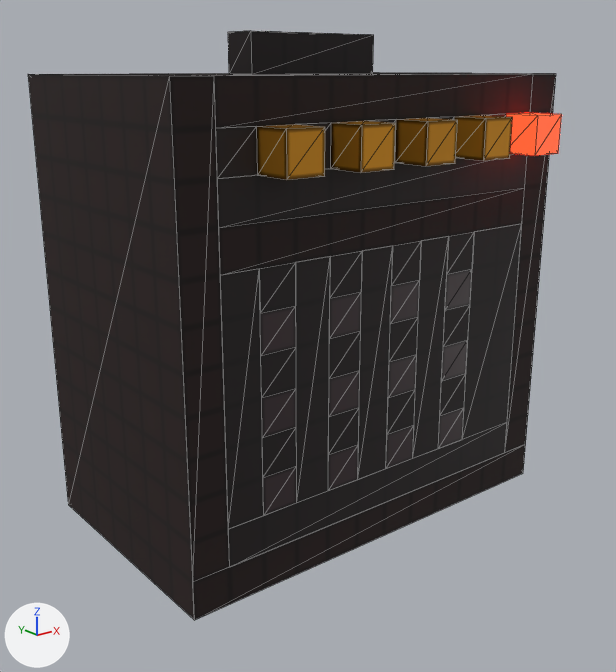
Renders of the glTF model game/assets/kit/stage/amp.glb from each side of a commit.
Rendered twice from a 50 mm lens placed at (-0.725, -0.89, 0.606), pointed at (-0.021, -0.011, 0.255). Arrows for +X, +Y and +Z are at lower left; the lights stay in place. The first picture is the older version. Mesh edges are drawn as thin lines. Vertices at exactly the same position are counted once.

Names of what the first picture shows: 'amp'.
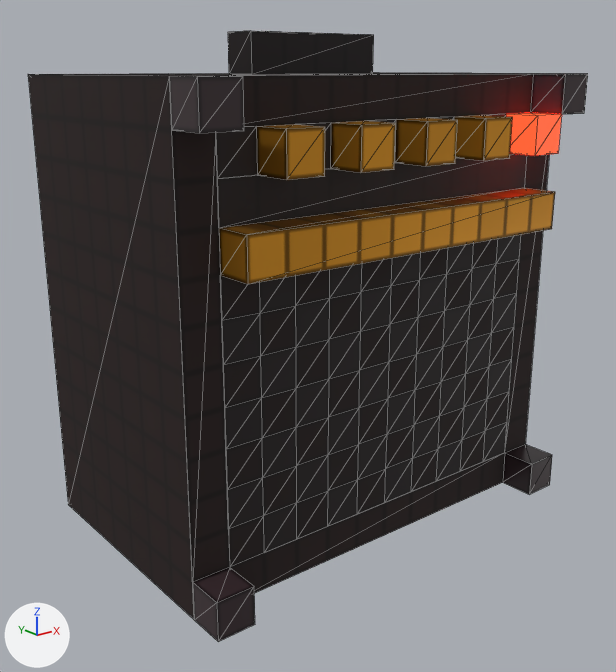
Location of each change, (x1, y1, x2, y2) in pixels of the pictures (616 x 672 px):
```json
{"object": "amp", "change": "reshaped", "before": [28, 31, 562, 620], "after": [28, 31, 588, 642]}
{"part": 1, "of": "me_amp", "change": "built on", "before": [169, 74, 556, 620], "after": [169, 74, 588, 642]}
{"part": 2, "of": "me_amp", "change": "recoloured", "before": [260, 269, 472, 512], "after": [260, 269, 472, 512]}
```

Edits to the scene script, one JSON object a line:
```json
{"op": "add", "block": "mat_cabindark", "code": ["mat_cabindark = bpy.data.materials.new('CabinDark')", "# colours: black #1d0e0d", "# uses the picture img_bc_seam"]}
{"block": "me_amp", "where": "# used by ob_amp; location = (0.0, 0.0, 0.0)"}
{"op": "remove", "block": "me_amp", "code": "me_amp.from_pydata(...)  # 130 vertices, 156 faces; spans x -0.3..0.3, y -0.2..0.2, z 0.0..0.65"}
{"op": "add", "block": "me_amp", "code": "me_amp.from_pydata(...)  # 179 vertices, 280 faces; spans x -0.3..0.3, y -0.2..0.2, z 0.0..0.65"}
{"block": "me_amp", "change": "me_amp part 1"}
{"block": "me_amp", "change": "20 faces are deleted"}
{"block": "me_amp", "change": "8 vertices are added at x -0.25..0.25, y -0.15, z 0.15..0.3"}
{"block": "me_amp", "change": "15 new vertices lie (0.0, -0.05, 0.0) away from vertices in x -0.3..0.3, y -0.15, z 0.0..0.6"}
{"block": "me_amp", "change": "18 new vertices lie (0.0, 0.0, -0.05) away from vertices in x -0.3..0.3, y -0.2..-0.15, z 0.05..0.6"}
{"block": "me_amp", "change": "8 new vertices lie (0.05, 0.0, 0.0) away from vertices in x 0.15, y -0.15, z 0.05..0.4"}
{"block": "me_amp", "change": "46 new faces join them, mat_beamblack"}
{"block": "me_amp", "change": "46 new faces join them, mat_cabindark"}
{"block": "me_amp", "change": "10 new faces join them, mat_cymbalgold"}
{"block": "me_amp", "change": "36 new faces join them, mat_floorgrey"}
{"block": "me_amp", "change": "6 new faces join them, mat_stoolblack"}
{"block": "me_amp", "change": "me_amp part 2: 24 faces spanning x -0.2..0.15, y -0.15, z 0.1..0.35 switch from mat_floorgrey to mat_cabindark"}
```
